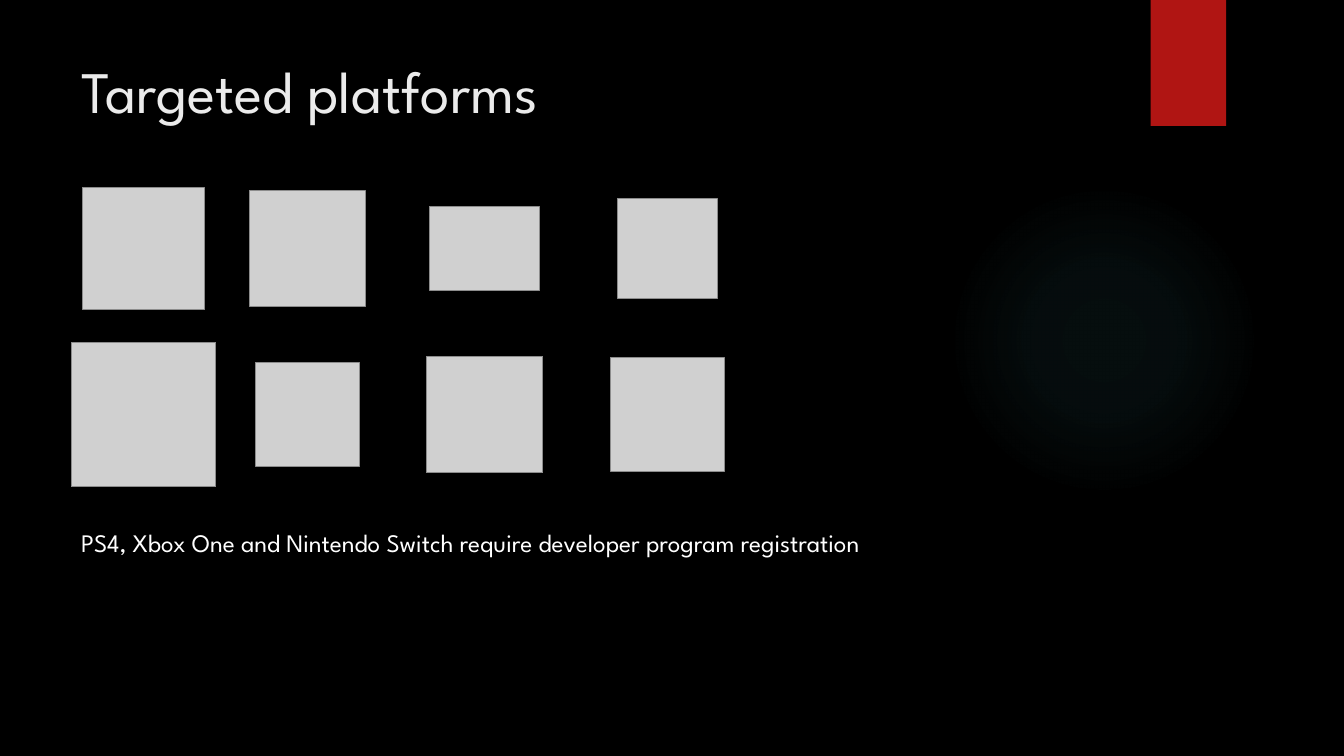
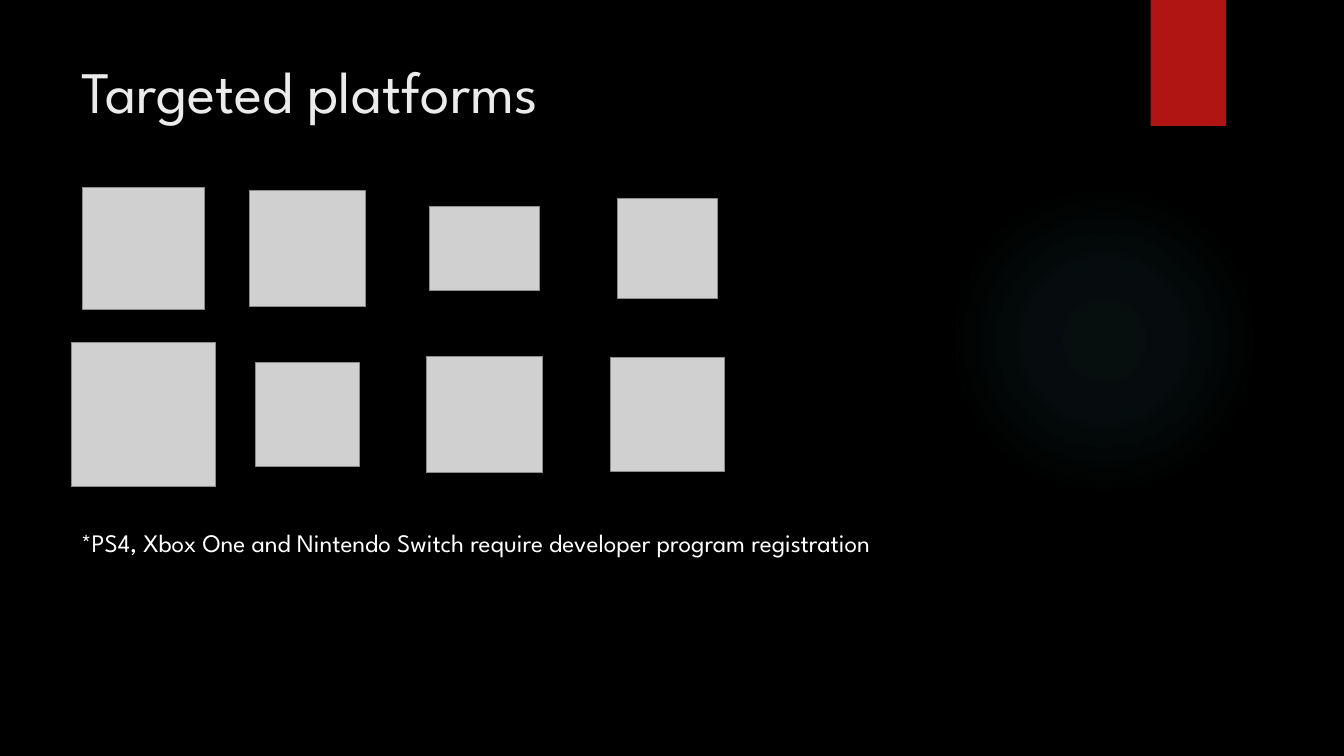
Before and after one commit to jcapellman/Presentations, a slide deck: slide 5 of MonoGame - 4.19.2019/Presentation.pptx (slide 4 before the commit). Drawn at 1344x756 pixels with LibreOffice and Linux fonts; fonts in the diff are those of the drawing; grey boxes stand for pictures; background and template pictures are left out. Boxes give left, top, right and bottom in pixels: in the first picture for what was removed or moved away, otherwise in the second. Text is boxed around its words. In the diff, an @@ line names an element or a change of style, - is before the commit and + after.

```diff
--- a/MonoGame - 4.19.2019/Presentation.pptx
+++ b/MonoGame - 4.19.2019/Presentation.pptx
@@ text at [81,534,870,558]: text changed @@
-PS4, Xbox One and Nintendo Switch require developer program registration
+*PS4, Xbox One and Nintendo Switch require developer program registration
```
Also in this commit, not shown: 1 slide added.
